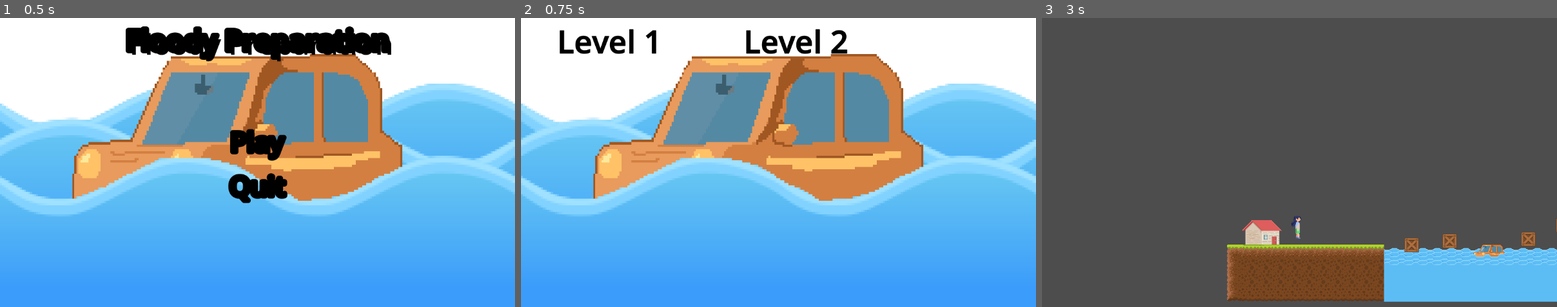
Above: before the commit, frames 1-3 (left to right).
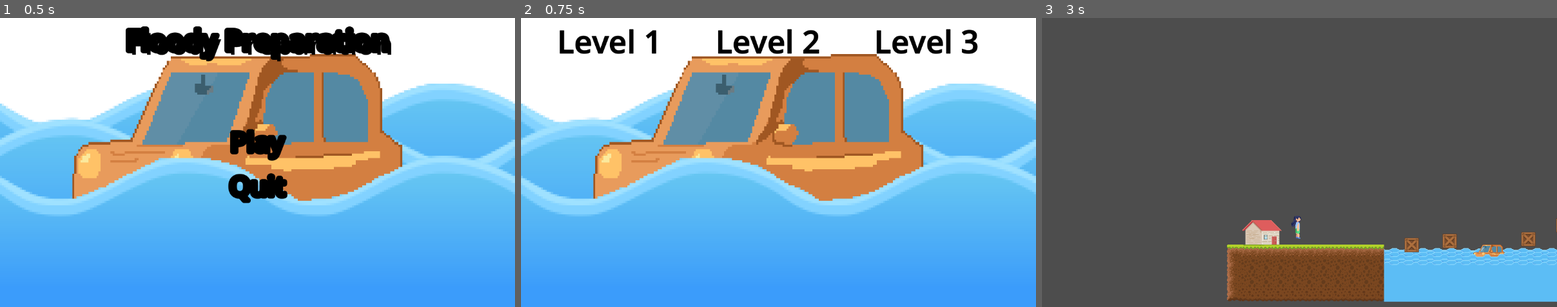
Above: after the commit, the same moments.

Repository: Jeijito/Hackaton-Floody-Plan
Game: Godot game, scene res://Scene/UI/main.tscn
Two runs of this game, one before a commit and one after it. Both use one fixed random seed, a clock stepped at 60 frames per second and the inputs below.
Inputs:
- Up to frame 1 (0.5 s): no input
- Up to frame 2 (0.75 s): click "Play" at 0.5 s
- Up to frame 3 (3 s): click "Level 2" at 1.25 s; click "Level 2" (after the commit: "Level 3") at 2 s; click "Level 1" at 2.75 s

Frame 1 is identical in both runs. In frame 2, 1.8% of the frame differs, in the area x 38-89%, y 3-13%; in frame 3, nothing differs.

Commit message:
Menu

Diff:
--- a/Scene/UI/level_menu.tscn
+++ b/Scene/UI/level_menu.tscn
@@ -32,27 +32,6 @@
 grow_horizontal = 2
 grow_vertical = 2
 
-[node name="HBoxContainer2" type="HBoxContainer" parent="MarginContainer"]
-layout_mode = 2
-size_flags_horizontal = 4
-size_flags_vertical = 0
-alignment = 1
-
-[node name="Control" type="Control" parent="MarginContainer/HBoxContainer2"]
-layout_mode = 2
-
-[node name="Level 2" type="Button" parent="MarginContainer/HBoxContainer2"]
-layout_mode = 2
-theme_override_colors/font_color = Color(0, 0, 0, 1)
-theme_override_colors/font_pressed_color = Color(0, 0, 0, 1)
-theme_override_constants/outline_size = 3
-theme_override_constants/h_separation = 23
-theme_override_fonts/font = SubResource("SystemFont_di0rx")
-theme_override_font_sizes/font_size = 70
-text = "    Level 2
-"
-flat = true
-
 [node name="VBoxContainer" type="VBoxContainer" parent="MarginContainer"]
 layout_mode = 2
 size_flags_horizontal = 0
@@ -76,5 +55,30 @@
 text = "    Level 1"
 flat = true
 
-[connection signal="pressed" from="MarginContainer/HBoxContainer2/Level 2" to="." method="_on_level_2_pressed"]
+[node name="Level 2" type="Button" parent="MarginContainer/VBoxContainer/HBoxContainer"]
+layout_mode = 2
+theme_override_colors/font_color = Color(0, 0, 0, 1)
+theme_override_colors/font_pressed_color = Color(0, 0, 0, 1)
+theme_override_constants/outline_size = 3
+theme_override_constants/h_separation = 23
+theme_override_fonts/font = SubResource("SystemFont_di0rx")
+theme_override_font_sizes/font_size = 70
+text = "      Level 2
+"
+flat = true
+
+[node name="Level 3" type="Button" parent="MarginContainer/VBoxContainer/HBoxContainer"]
+layout_mode = 2
+theme_override_colors/font_color = Color(0, 0, 0, 1)
+theme_override_colors/font_pressed_color = Color(0, 0, 0, 1)
+theme_override_constants/outline_size = 3
+theme_override_constants/h_separation = 23
+theme_override_fonts/font = SubResource("SystemFont_di0rx")
+theme_override_font_sizes/font_size = 70
+text = "      Level 3
+"
+flat = true
+
 [connection signal="pressed" from="MarginContainer/VBoxContainer/HBoxContainer/Level 1" to="." method="_on_level_1_pressed"]
+[connection signal="pressed" from="MarginContainer/VBoxContainer/HBoxContainer/Level 2" to="." method="_on_level_2_pressed"]
+[connection signal="pressed" from="MarginContainer/VBoxContainer/HBoxContainer/Level 3" to="." method="_on_level_2_pressed"]
